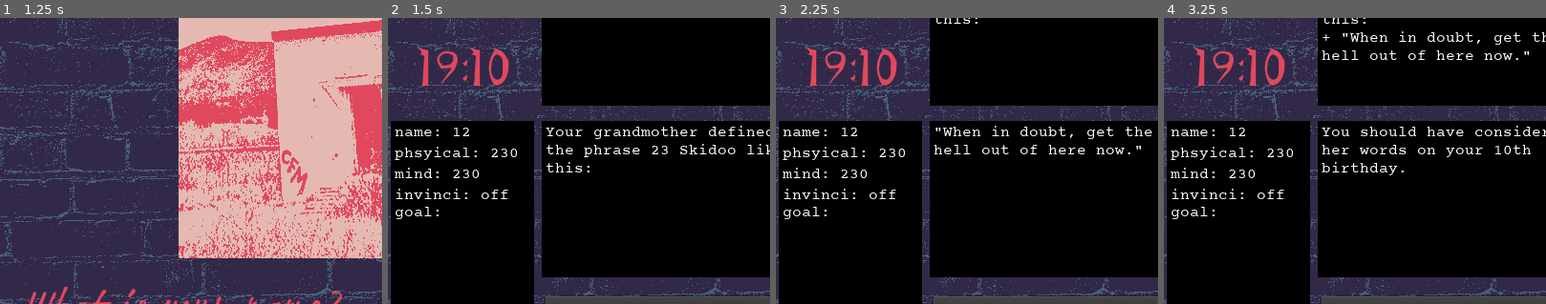
Above: before the commit, frames 1-4 (left to right).
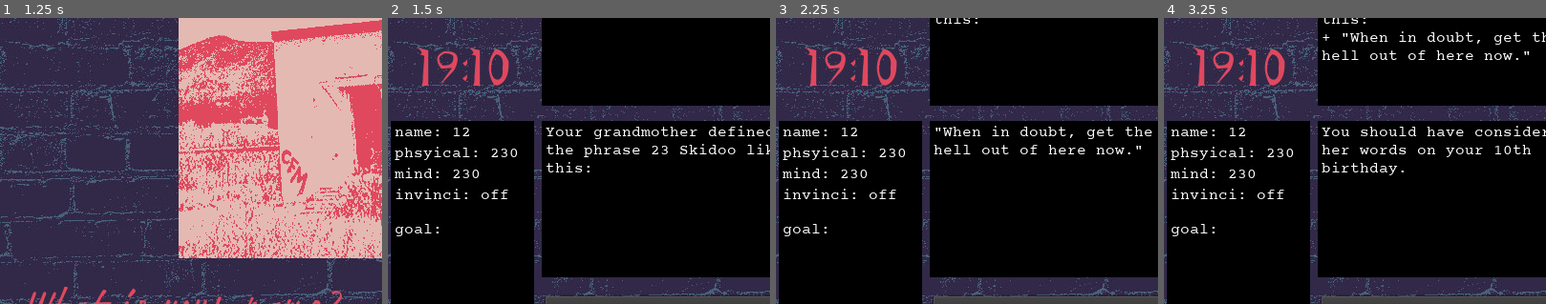
Above: after the commit, the same moments.

Repository: jwhang627/23-Skidoo
Game: Godot game, scene res://scenes/name.tscn
Same seed, same stepped clock (60 frames per second), same inputs: the game is played once before the commit and once after it.
Inputs (mouse positions are % of the whole screen's width and height, from its top left):
- Up to frame 1 (1.25 s): click (74, 77) at 0.52 s; type "12" at 0.6 s
- Up to frame 2 (1.5 s): click "confirm" at 1.25 s
- Up to frame 3 (2.25 s): tap Enter at 2 s; move the mouse to (72, 45) at 2.02 s; press the mouse at (72, 45) at 2.03 s
- Up to frame 4 (3.25 s): tap Enter at 2.3, 2.85 s; tap Space at 2.75 s; move the mouse to (30, 55) at 2.77 s; release the mouse at (30, 55) at 2.78 s; hold Backspace (backspace) from 2.78 s (still down); click (30, 55) at 3.05 s
The pictures show only the part of the screen within x 2-52%, y 25-75%; the shares and areas given below are measured in that part.

Frame 1 is identical in both runs. In frame 2, 0.3% of the frame differs, in the area x 2-14%, y 66-77%; in frame 3, 0.3%; in frame 4, 0.3%.

Commit message:
that's it for now.

Diff:
--- a/scenes/game.tscn
+++ b/scenes/game.tscn
@@ -13,6 +13,8 @@
 [ext_resource path="res://fonts/TerminusTTF-Bold-4.47.0.ttf" type="DynamicFontData" id=11]
 [ext_resource path="res://fonts/TerminusTTF-Italic-4.47.0.ttf" type="DynamicFontData" id=12]
 [ext_resource path="res://fonts/TerminusTTF-Bold Italic-4.47.0.ttf" type="DynamicFontData" id=13]
+[ext_resource path="res://scripts/demon.gd" type="Script" id=14]
+[ext_resource path="res://images/demon_0.png" type="Texture" id=15]
 
 [sub_resource type="DynamicFont" id=1]
 size = 48
@@ -29,6 +31,70 @@
 
 [sub_resource type="DynamicFont" id=5]
 font_data = ExtResource( 10 )
+
+[sub_resource type="Animation" id=7]
+resource_name = "attack_demon"
+length = 0.4
+tracks/0/type = "value"
+tracks/0/path = NodePath("demon/battle_screen/image:modulate")
+tracks/0/interp = 2
+tracks/0/loop_wrap = true
+tracks/0/imported = false
+tracks/0/enabled = true
+tracks/0/keys = {
+"times": PoolRealArray( 0, 0.2, 0.4 ),
+"transitions": PoolRealArray( 1, 1, 1 ),
+"update": 1,
+"values": [ Color( 1, 1, 1, 1 ), Color( 1, 0, 0, 1 ), Color( 1, 1, 1, 1 ) ]
+}
+
+[sub_resource type="Animation" id=8]
+resource_name = "attack_player"
+length = 0.4
+tracks/0/type = "value"
+tracks/0/path = NodePath("demon/battle_screen/background:color")
+tracks/0/interp = 2
+tracks/0/loop_wrap = true
+tracks/0/imported = false
+tracks/0/enabled = true
+tracks/0/keys = {
+"times": PoolRealArray( 0, 0.2, 0.4 ),
+"transitions": PoolRealArray( 1, 1, 1 ),
+"update": 1,
+"values": [ Color( 0.901961, 0.901961, 0.901961, 0.0901961 ), Color( 0.901961, 0, 0, 0.0901961 ), Color( 0.901961, 0.901961, 0.901961, 0.0901961 ) ]
+}
+
+[sub_resource type="Animation" id=6]
+resource_name = "battle_mode"
+length = 0.5
+tracks/0/type = "value"
+tracks/0/path = NodePath("demon/battle_screen:rect_position")
+tracks/0/interp = 2
+tracks/0/loop_wrap = true
+tracks/0/imported = false
+tracks/0/enabled = true
+tracks/0/keys = {
+"times": PoolRealArray( 0, 0.5 ),
+"transitions": PoolRealArray( 0.176777, 0.225312 ),
+"update": 0,
+"values": [ Vector2( 0, -600 ), Vector2( 0, 0 ) ]
+}
+
+[sub_resource type="Animation" id=9]
+resource_name = "invincibility_defense"
+length = 0.4
+tracks/0/type = "value"
+tracks/0/path = NodePath("demon/battle_screen/background:color")
+tracks/0/interp = 2
+tracks/0/loop_wrap = true
+tracks/0/imported = false
+tracks/0/enabled = true
+tracks/0/keys = {
+"times": PoolRealArray( 0, 0.2, 0.4 ),
+"transitions": PoolRealArray( 1, 1, 1 ),
+"update": 1,
+"values": [ Color( 0.901961, 0.901961, 0.901961, 0.0901961 ), Color( 0.901961, 0, 0.901961, 0.0901961 ), Color( 0.901961, 0.901961, 0.901961, 0.0901961 ) ]
+}
 
 [node name="game" type="Node"]
 script = ExtResource( 5 )
@@ -169,7 +235,7 @@
 
 [node name="goal" type="Control" parent="non_interactive/char_info"]
 margin_left = 4.0
-margin_top = 88.0
+margin_top = 106.0
 margin_right = 146.0
 margin_bottom = 324.0
 __meta__ = {
@@ -297,10 +363,80 @@
 custom_fonts/font = ExtResource( 9 )
 disabled = true
 
-[node name="demon_battle" type="Node" parent="."]
+[node name="demon" type="Node" parent="."]
+script = ExtResource( 14 )
+
+[node name="battle_screen" type="Control" parent="demon"]
+margin_top = -600.0
+margin_right = 800.0
+__meta__ = {
+"_edit_use_anchors_": false
+}
+
+[node name="background" type="ColorRect" parent="demon/battle_screen"]
+margin_right = 800.0
+margin_bottom = 600.0
+color = Color( 0.901961, 0.901961, 0.901961, 0.0901961 )
+__meta__ = {
+"_edit_use_anchors_": false
+}
+
+[node name="image" type="TextureRect" parent="demon/battle_screen"]
+margin_left = 200.0
+margin_top = 20.0
+margin_right = 600.0
+margin_bottom = 420.0
+texture = ExtResource( 15 )
+expand = true
+__meta__ = {
+"_edit_use_anchors_": false
+}
+
+[node name="buttons" type="Control" parent="demon/battle_screen"]
+margin_left = 200.0
+margin_top = 440.0
+margin_right = 600.0
+margin_bottom = 600.0
+
+[node name="order" type="VBoxContainer" parent="demon/battle_screen/buttons"]
+margin_right = 400.0
+margin_bottom = 160.0
+
+[node name="attack" type="Button" parent="demon/battle_screen/buttons/order"]
+margin_right = 400.0
+margin_bottom = 23.0
+custom_fonts/font = ExtResource( 9 )
+disabled = true
+text = "Attack with a hammer."
+
+[node name="defend" type="Button" parent="demon/battle_screen/buttons/order"]
+margin_top = 27.0
+margin_right = 400.0
+margin_bottom = 50.0
+custom_fonts/font = ExtResource( 9 )
+disabled = true
+text = "Defend with an amulet."
+
+[node name="invincible" type="Button" parent="demon/battle_screen/buttons/order"]
+margin_top = 54.0
+margin_right = 400.0
+margin_bottom = 77.0
+custom_fonts/font = ExtResource( 9 )
+disabled = true
+text = "Give yourself invincibility."
 
 [node name="music" type="AudioStreamPlayer" parent="."]
+
+[node name="animation" type="AnimationPlayer" parent="."]
+anims/attack_demon = SubResource( 7 )
+anims/attack_player = SubResource( 8 )
+anims/battle_mode = SubResource( 6 )
+anims/invincibility_defense = SubResource( 9 )
 [connection signal="pressed" from="interactive/buttons/order/option1" to="." method="_on_option1_pressed"]
 [connection signal="pressed" from="interactive/buttons/order/option2" to="." method="_on_option2_pressed"]
 [connection signal="pressed" from="interactive/buttons/order/option3" to="." method="_on_option3_pressed"]
 [connection signal="pressed" from="interactive/buttons/order/option4" to="." method="_on_option4_pressed"]
+[connection signal="pressed" from="demon/battle_screen/buttons/order/attack" to="demon" method="_on_attack_pressed"]
+[connection signal="pressed" from="demon/battle_screen/buttons/order/defend" to="demon" method="_on_defend_pressed"]
+[connection signal="pressed" from="demon/battle_screen/buttons/order/invincible" to="demon" method="_on_invincible_pressed"]
+[connection signal="animation_finished" from="animation" to="demon" method="_on_animation_finished"]
--- /dev/null
+++ b/scripts/demon.gd
@@ -0,0 +1,108 @@
+extends Node
+
+export var demon_health = 230
+export var demon_image = 0
+export var attack_pt = 23
+
+onready var button_list = $battle_screen/buttons/order
+
+var player_t = true
+var defend_on = false
+var image_link = ""
+
+func _ready():
+	randomize()
+	#get_parent().toggle_buttons(true)
+	pass # Replace with function body.
+
+func spawn(health, image, attack):
+	demon_health += health
+	demon_image = image
+	attack_pt += attack
+
+	image_link = "res://images/demon_" + str(demon_image) + ".png"
+	$battle_screen/image.texture = load(image_link)
+	player_turn()
+	pass
+
+func demon_turn():
+	button_list.get_node("attack").disabled = true
+	button_list.get_node("defend").disabled = true
+	button_list.get_node("invincible").disabled = true
+	attack_opponent()
+	pass
+
+func player_turn():
+	button_list.get_node("attack").disabled = false
+	button_list.get_node("defend").disabled = false
+	button_list.get_node("invincible").disabled = false
+	pass
+
+func get_attacked(pt):
+	get_parent().get_node("animation").play("attack_demon")
+	demon_health -= pt
+	pass
+
+func attack_opponent():
+	get_parent().minutes += 1
+	var attk = floor(rand_range(attack_pt - 5, attack_pt + 5))
+	if get_parent().invinci == "off":
+		if defend_on:
+			get_parent().physical -= int((attk - attk*((get_parent().mental*0.8)/Global.default_mind)))
+		else:
+			get_parent().physical -= attk
+		get_parent().get_node("animation").play("attack_player")
+	else:
+		get_parent().physical -= 0
+		get_parent().get_node("animation").play("invincibility_defense")
+	pass
+
+func reset():
+	player_t = true
+	defend_on = false
+	image_link = ""
+	demon_health = 230
+	demon_image = 0
+	attack_pt = 23
+	pass
+
+# Buttons #
+func _on_attack_pressed():
+	get_attacked(floor(rand_range(50,73)))
+	get_parent().minutes += 1
+
+	pass # Replace with function body.
+
+func _on_defend_pressed():
+	defend_on = true
+	get_parent().minutes += 1
+	if get_parent().minutes >= Global.finished_time:
+		get_parent().battle_stage(false,true)
+	else:
+		demon_turn()
+	pass # Replace with function body.
+
+func _on_invincible_pressed():
+	get_parent().minutes += 1
+	if get_parent().invinci == "on":
+		get_parent().invinci = "off"
+	else:
+		get_parent().invinci = "on"
+	pass # Replace with function body.
+
+func _on_animation_finished(anim_name):
+	if anim_name == "attack_demon":
+		if demon_health <= 0:
+			button_list.get_node("attack").disabled = true
+			button_list.get_node("defend").disabled = true
+			button_list.get_node("invincible").disabled = true
+			get_parent().battle_stage(false,true)
+		elif get_parent().minutes >= Global.finished_time:
+			get_parent().battle_stage(false,true)
+		else:
+			demon_turn()
+	elif anim_name == "attack_player":
+		if get_parent().physical <= 0:
+			get_parent().battle_stage(false,false)
+		player_turn()
+	pass # Replace with function body.
--- a/scripts/game.gd
+++ b/scripts/game.gd
@@ -22,6 +22,11 @@
 	RIGHT
 }
 
+enum BATTLE_TURN{
+	YOU,
+	DEMON
+}
+
 export var minute = 1
 export var mental_drop = 5
 export var demon_spawn = 50
@@ -32,6 +37,8 @@
 var invinci = "on"
 var minutes = 0
 var used_invinci = false
+var demon_strength_attack = 0
+var demon_strength_health = 0
 
 """
 theoretically
@@ -100,18 +107,20 @@
 				process_state(state)
 				game_mode = MODE.GAME
 				add_goal("GET OUT OF HERE.")
-				#$interactive/buttons/order/option4.text = "Toggle invincibility"
 				button_list.get_node("option4").text = "Toggle invincibility"
-				#set_state(game_map["init_center"])
-				#print("start the game")
 	pass
 
 func _process(delta):
 	if delta:
 		if mental < 0:
 			mental = 0
-		if demon_spawn < 23:
+		if demon_spawn >= 23:
 			demon_spawn = 23
+		if demon_strength_attack >= 23:
+			demon_strength_attack = 23
+		if demon_strength_health >= 23:
+			demon_strength_health = 23
+
 		cur_time.text = time_format(minutes)
 		char_info.get_node("physical_health").text = "phsyical: " + str(physical)
 		char_info.get_node("mind_health").text = "mind: " + str(mental)
@@ -178,9 +187,14 @@
 	set_location(dis_state["location"])
 	#des_text.clear()
 
+	if minutes >= Global.finished_time:
+		print("ENDING - ASSIMILATION")
+
 	if location == LOCATION.CENTER:
-		var demon_chance = floor(rand_range(0,demon_spawn))
-		print(demon_chance)
+		var demon_chance = 23
+		if minutes > Global.default_minutes:
+			demon_chance = floor(rand_range(0,demon_spawn))
+		print(demon_chance) # debugging purpose
 		if order.size() == 1:
 			des_text.text += "By the way, did you know that you can come back to the same wall, and it again?"
 			add_goal("Do the remaining two.")
@@ -189,9 +203,14 @@
 			add_goal("Do the rest.")
 
 		if demon_chance == 0:
-			#game_mode = MODE.BATTLE
-			des_text.text += "The demon appears in the middle of the Place."
+			# This will be turn-based battle
+
+			game_mode = MODE.BATTLE
+			#des_text.text = "The demon appears in the middle of the Place."
 			print("spwan demon")
+			des_text.text += "Oh no! A wild demon appears!"
+			battle_stage(true,true)
+
 		else:
 			if order.size() >= 3:
 				if order.size() == 4:
@@ -207,16 +226,25 @@
 					add_goal("Figure out the correct sequence.")
 					order.clear()
 				else:
-					print("ENDING!")
-
-	if dis_state["type"] == "result":
-		order.append(dis_state["result"])
-	toggle_buttons(false)
-	des_text.text = dis_state["line"]
-	button_list.get_node("option1").text = dis_state["option1"]["text"]
-	button_list.get_node("option2").text = dis_state["option2"]["text"]
-	button_list.get_node("option3").text = dis_state["option3"]["text"]
-	#add_history(des_text.text)
+					if used_invinci:
+						print("ENDING - ABOVE HUMAN")
+					else:
+						print("ENDING - FULL EXIT")
+
+			if dis_state["type"] == "result":
+				order.append(dis_state["result"])
+			toggle_buttons(false)
+			des_text.text += dis_state["line"]
+			button_list.get_node("option1").text = dis_state["option1"]["text"]
+			button_list.get_node("option2").text = dis_state["option2"]["text"]
+			button_list.get_node("option3").text = dis_state["option3"]["text"]
+			#add_history(des_text.text)
+	else:
+		toggle_buttons(false)
+		des_text.text += dis_state["line"]
+		button_list.get_node("option1").text = dis_state["option1"]["text"]
+		button_list.get_node("option2").text = dis_state["option2"]["text"]
+		button_list.get_node("option3").text = dis_state["option3"]["text"]
 	pass
 
 func set_state(new_state):
@@ -241,23 +269,67 @@
 
 	pass
 
+func battle_stage(swi,player_status):
+	if swi:
+		if player_status:
+			add_history(des_text.text)
+			var demon_hth = floor(rand_range(0,demon_strength_health))
+			var demon_img = floor(rand_range(0,6))
+			var demon_attk = floor(rand_range(0,demon_strength_attack))
+			$demon.spawn(demon_hth,demon_img,demon_attk)
+			$animation.play("battle_mode")
+			toggle_buttons(true)
+	else:
+		des_text.text = "You finished the fight."
+		add_history(des_text.text)
+		$animation.play_backwards("battle_mode")
+
+		if minutes >= Global.finished_time:
+			print("ENDING - 2300")
+		else:
+			if player_status == false:
+				print("DEAD MEAT.")
+			else:
+				des_text.text += "You win the battle between demon!"
+				$demon.reset()
+				game_mode = MODE.GAME
+				process_state(state)
+	pass
+
+# warning-ignore:unused_argument
+func choosing_ending(choice):
+	"""
+	1. ASSIMILATION
+	2. ABOVE HUMAN
+	3. 2300
+	4. DEAD MEAT
+	5. FULL EXIT
+	"""
+	pass
+
 # Buttons #
 ## OPTION 1
 func _on_option1_pressed():
-	process_state(dialogue[state["option1"]["value"]])
-	minutes += minute
-	if invinci == "on":
-		demon_spawn -= 1
-		mental -= mental_drop
+	if game_mode == MODE.GAME:
+		process_state(dialogue[state["option1"]["value"]])
+		minutes += minute
+		if invinci == "on":
+			demon_spawn -= 1
+			mental -= mental_drop
+			demon_strength_attack += 1
+			demon_strength_health += 1
 
 	pass # Replace with function body.
 ## OPTION 2
 func _on_option2_pressed():
-	process_state(dialogue[state["option2"]["value"]])
-	minutes += minute
-	if invinci == "on":
-		demon_spawn -= 1
-		mental -= mental_drop
+	if game_mode == MODE.GAME:
+		process_state(dialogue[state["option2"]["value"]])
+		minutes += minute
+		if invinci == "on":
+			demon_spawn -= 1
+			mental -= mental_drop
+			demon_strength_attack += 1
+			demon_strength_health += 1
 
 	pass # Replace with function body.
 ## OPTION 3
@@ -267,6 +339,8 @@
 	if invinci == "on":
 		demon_spawn -= 1
 		mental -= mental_drop
+		demon_strength_attack += 1
+		demon_strength_health += 1
 
 	pass # Replace with function body.
 ## OPTION 4 (INVINCIBLE)
--- a/scripts/lines/dialogues.gd
+++ b/scripts/lines/dialogues.gd
@@ -373,3 +373,9 @@
 		}
 	}
 }
+
+var assimilation = []
+var aboveHuman = []
+var twentyThreeHundred = []
+var deadMeat = []
+var fullExit = []
Not shown: 1 places in scenes/game.tscn that only renumber resources
